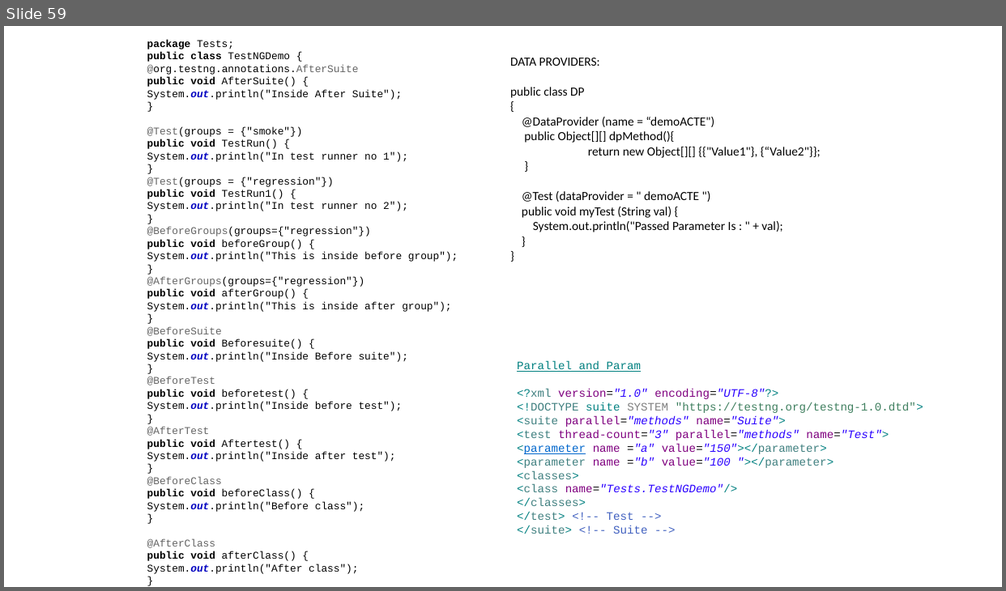
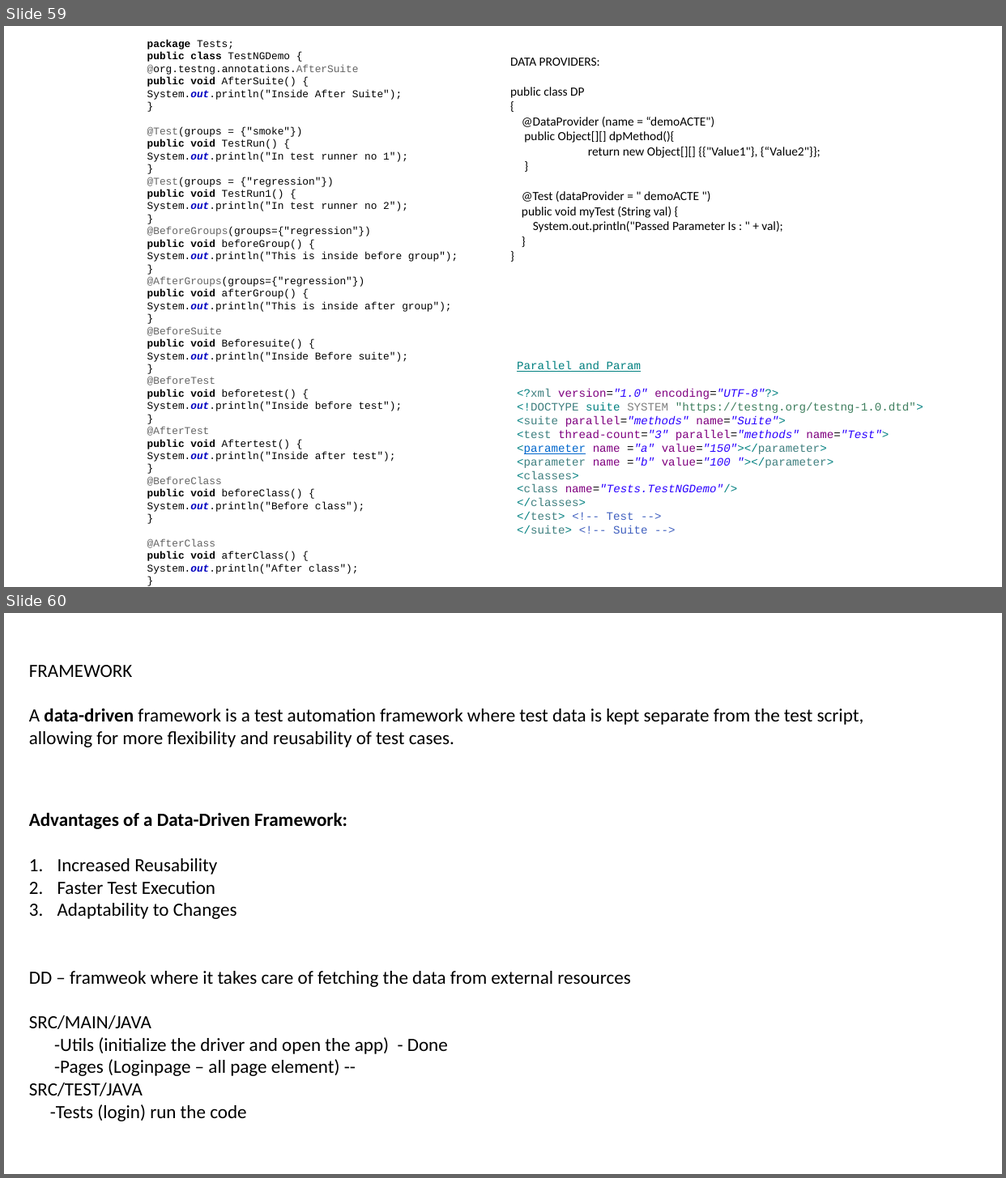
Before and after one commit to SoorajSundar1505/seleniumTraining, a slide deck: Selenium.pptx. Shown one above the other, each under a label of ours: slide 59 before the commit, slides 59 and 60 after it. The pictures are 1006x591 and 1006x1178 pixels, drawn with LibreOffice and Linux fonts; fonts in the diff are those of the drawing. Boxes give left, top, right and bottom in pixels: in the first picture for what was removed or moved away, otherwise in the second. Text is boxed around its words. In the diff, an @@ line names an element or a change of style, - is before the commit and + after.

```diff
--- a/Selenium.pptx
+++ b/Selenium.pptx
@@ slide 60 added at <box>4,613,1002,1174</box>, background #FFFFFF @@
@@ text added at <box>29,665,864,747</box>, 18 pt, text #000000 @@
+FRAMEWORK
+A data-driven framework is a test automation framework where test data is kept separate from the test script, allowing for more flexibility and reusability of test cases.
@@ text added at <box>29,812,631,1122</box>, 18 pt, text #000000 @@
+Advantages of a Data-Driven Framework:
+1. Increased Reusability
+2. Faster Test Execution
+3. Adaptability to Changes
+DD – framweok where it takes care of fetching the data from external resources
+SRC/MAIN/JAVA
+-Utils (initialize the driver and open the app) - Done
+-Pages (Loginpage – all page element) --
+SRC/TEST/JAVA
+-Tests (login) run the code
```
Also in this commit, not shown: 2 slides changed, 2 slides removed.
